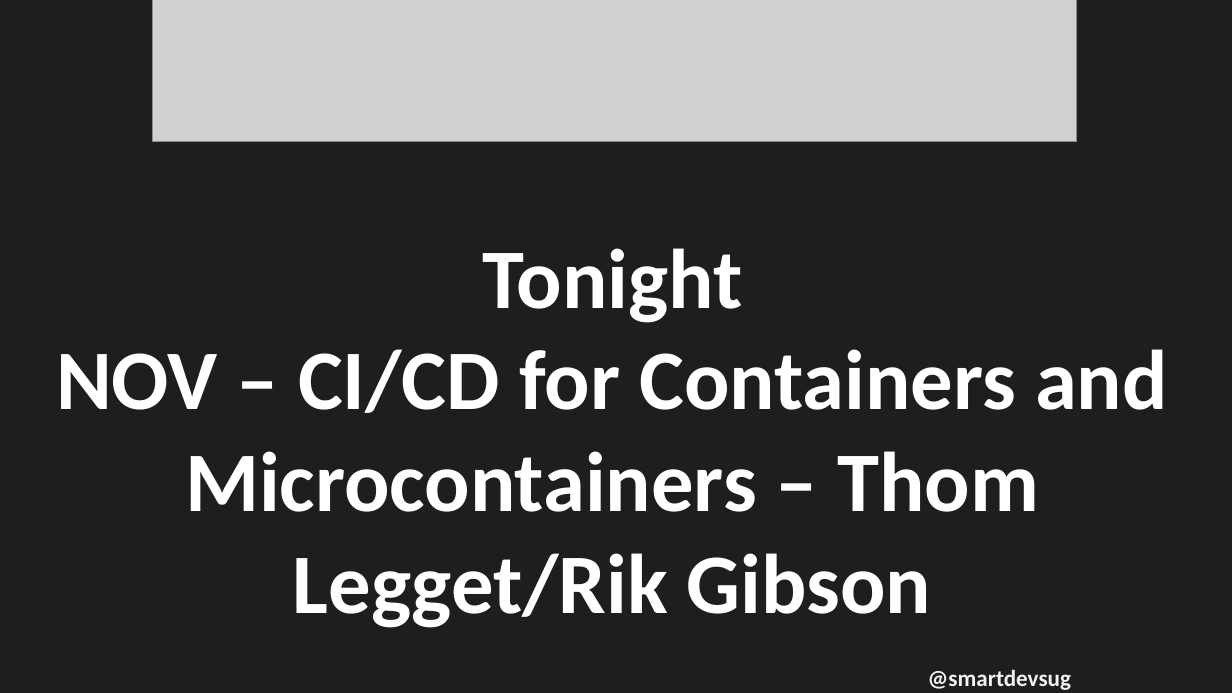
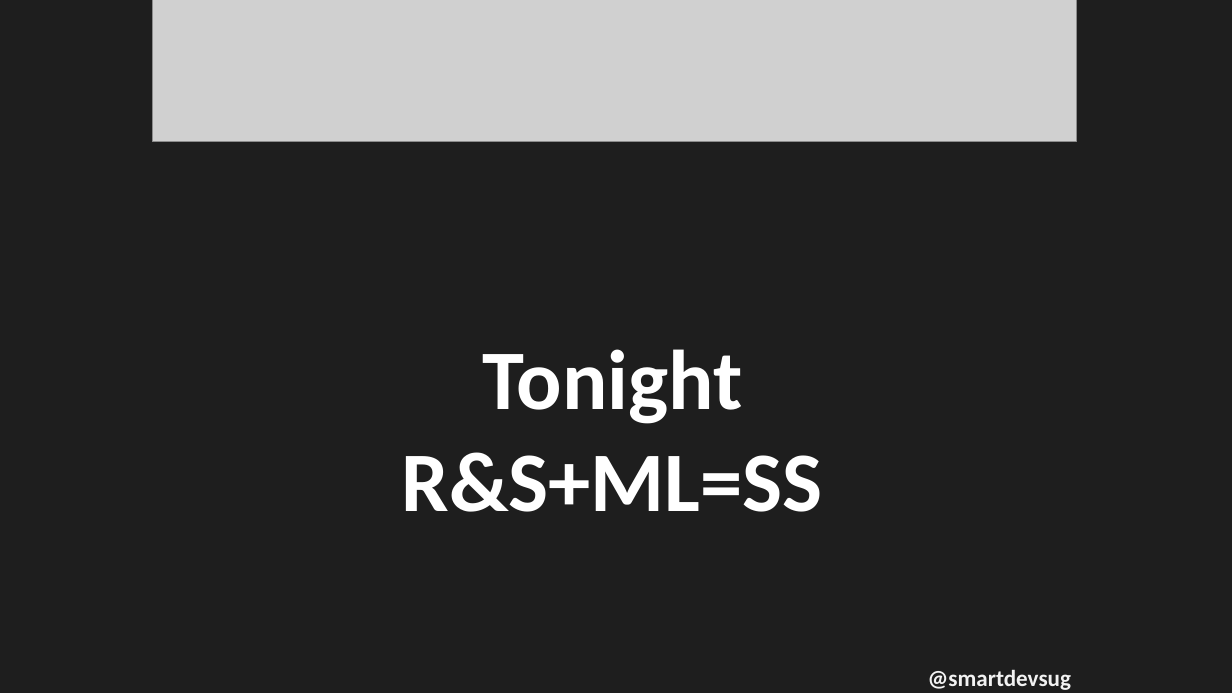
Before and after one commit to rippo/smartdevs, a slide deck: slide 7 of WelcomePresentation-SmartDevs.pptx. Drawn at 1232x693 pixels with LibreOffice and Linux fonts; fonts in the diff are those of the drawing; grey boxes stand for pictures. Boxes give left, top, right and bottom in pixels: in the first picture for what was removed or moved away, otherwise in the second. Text is boxed around its words. In the diff, an @@ line names an element or a change of style, - is before the commit and + after.

```diff
--- a/WelcomePresentation-SmartDevs.pptx
+++ b/WelcomePresentation-SmartDevs.pptx
@@ text at bbox=[401, 349, 822, 512]: text changed @@
-Tonight
-NOV – CI/CD for Containers and Microcontainers – Thom Legget/Rik Gibson
+Tonight
+R&S+ML=SS
```
Also in this commit, not shown: 1 other slide changed.
